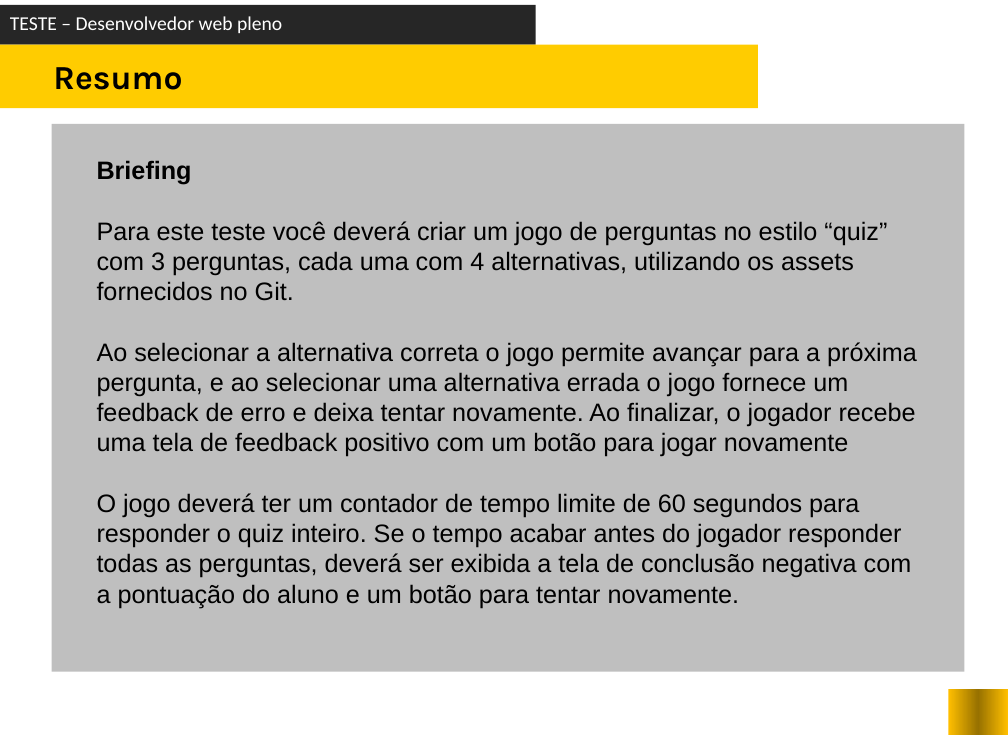
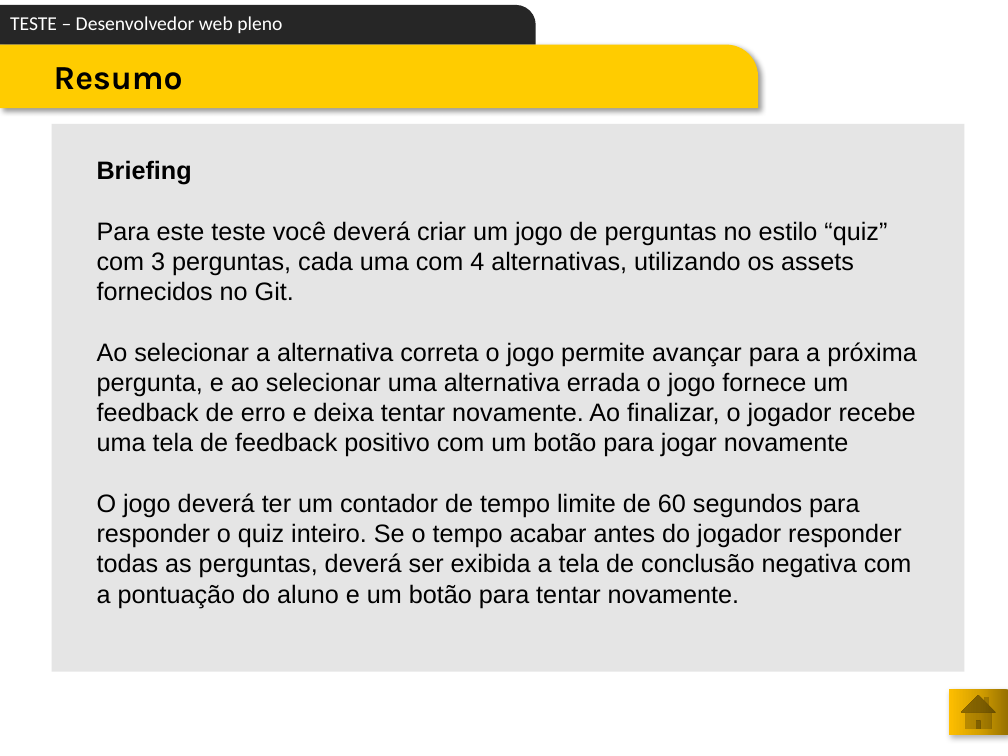
Before and after one commit to atheva/test-web-developer, a slide deck: slide 5 of spec/roteiro/TESTE - desenvolvedor web pleno.pptx. Drawn at 1008x756 pixels with LibreOffice and Linux fonts; fonts in the diff are those of the drawing; background and template pictures are left out. Boxes give left, top, right and bottom in pixels: in the first picture for what was removed or moved away, otherwise in the second. Text is boxed around its words. In the diff, an @@ line names an element or a change of style, - is before the commit and + after.

```diff
--- a/spec/roteiro/TESTE - desenvolvedor web pleno.pptx
+++ b/spec/roteiro/TESTE - desenvolvedor web pleno.pptx
@@ text "TESTE – Desenvolvedor web pleno" at (10, 16, 282, 33): indent changed; more space between paragraphs @@
@@ round rect at (0, 5, 535, 44): rectangle to round rect @@
@@ round rect at (0, 44, 758, 108): rectangle to round rect; shadow on @@
@@ text "Resumo" at (54, 67, 183, 90): indent changed; more space between paragraphs @@
@@ rectangle at (51, 124, 965, 671): fill #BFBFBF to #BFBFBF at 40% opacity @@
@@ rectangle removed at (949, 689, 1008, 735) @@
@@ action button home added at (949, 689, 1008, 735), fill gradient #977200 to #D7A200 to #FFC000 @@
```
Also in this commit, not shown: 9 other slides changed, 1 other file.
